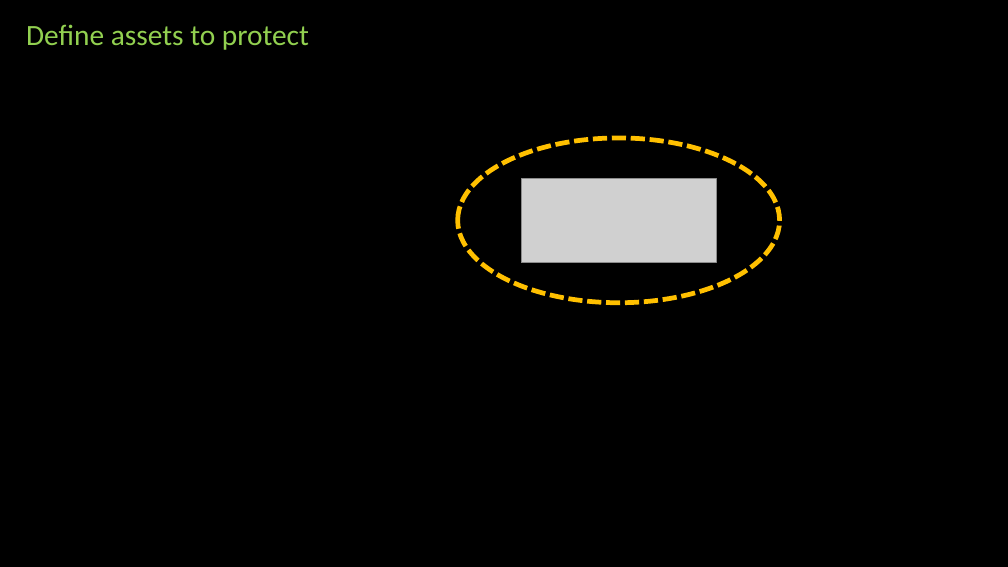
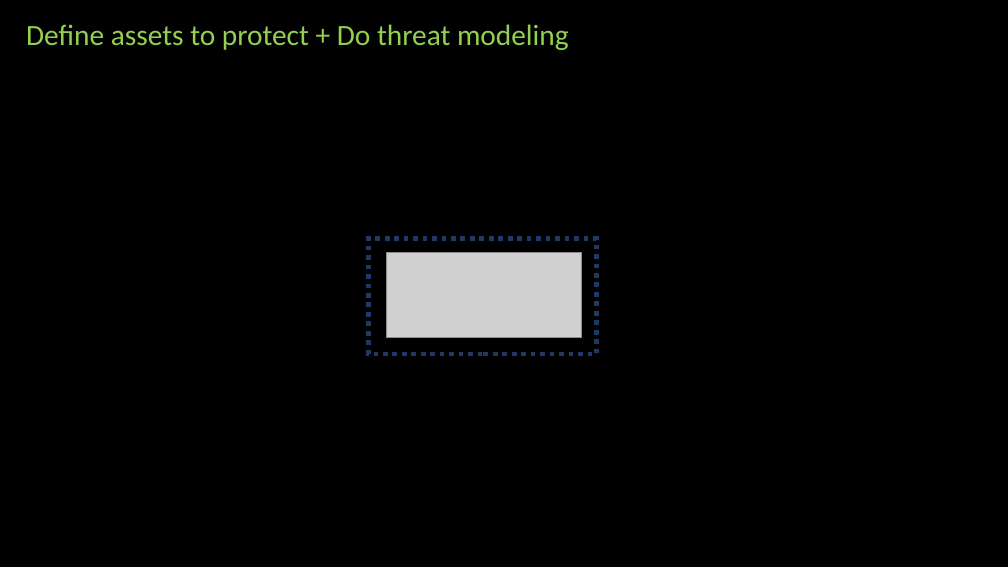
Before and after one commit to prayam/cmu_project_public_bak, a slide deck: slide 21 of docs/phase1_presentation.pptx (slide 9 before the commit). Drawn at 1008x567 pixels with LibreOffice and Linux fonts; fonts in the diff are those of the drawing; grey boxes stand for pictures. Boxes give left, top, right and bottom in pixels: in the first picture for what was removed or moved away, otherwise in the second. Text is boxed around its words. In the diff, an @@ line names an element or a change of style, - is before the commit and + after.

```diff
--- a/docs/phase1_presentation.pptx
+++ b/docs/phase1_presentation.pptx
@@ text at <box>26,24,569,50</box>: text changed @@
-Define assets to protect
+Define assets to protect + Do threat modeling
@@ ellipse removed at <box>457,138,780,302</box> @@
@@ rectangle added at <box>368,238,597,354</box>, outline #203864 4.5 pt dashed @@
@@ picture: place and size @@
-picture at <box>521,178,716,263</box>
+picture at <box>386,253,582,337</box>
```
Also in this commit, not shown: 8 other slides changed, 34 slides added, 1 other file.
